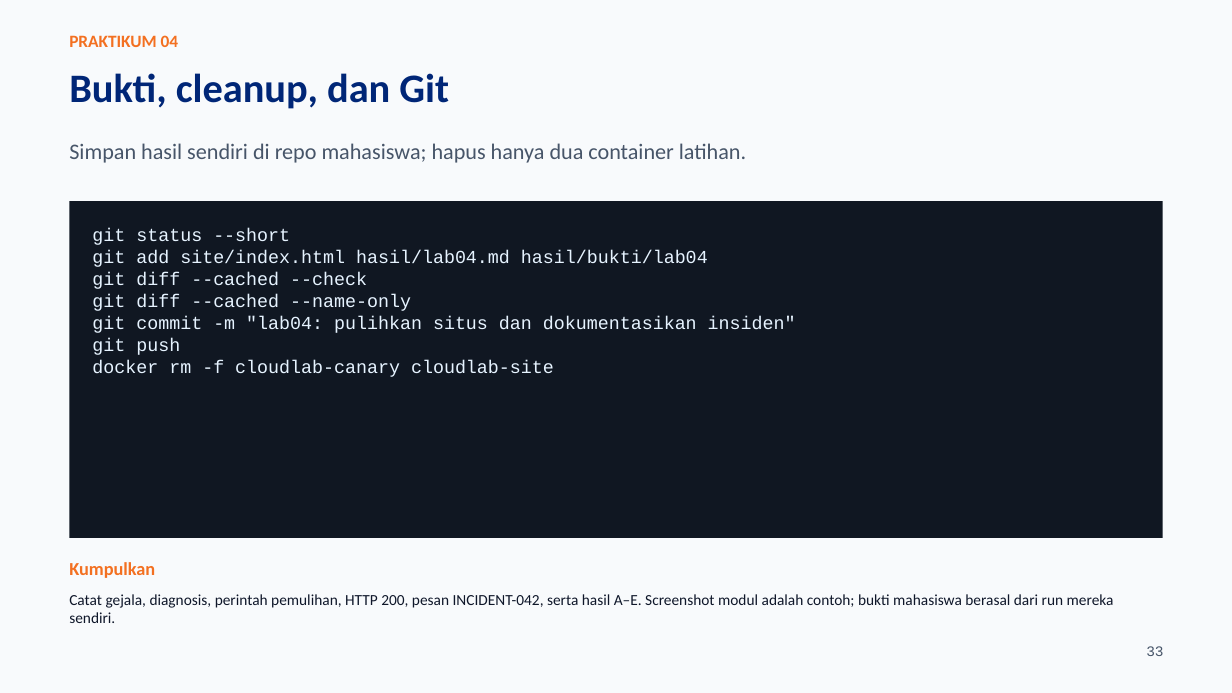
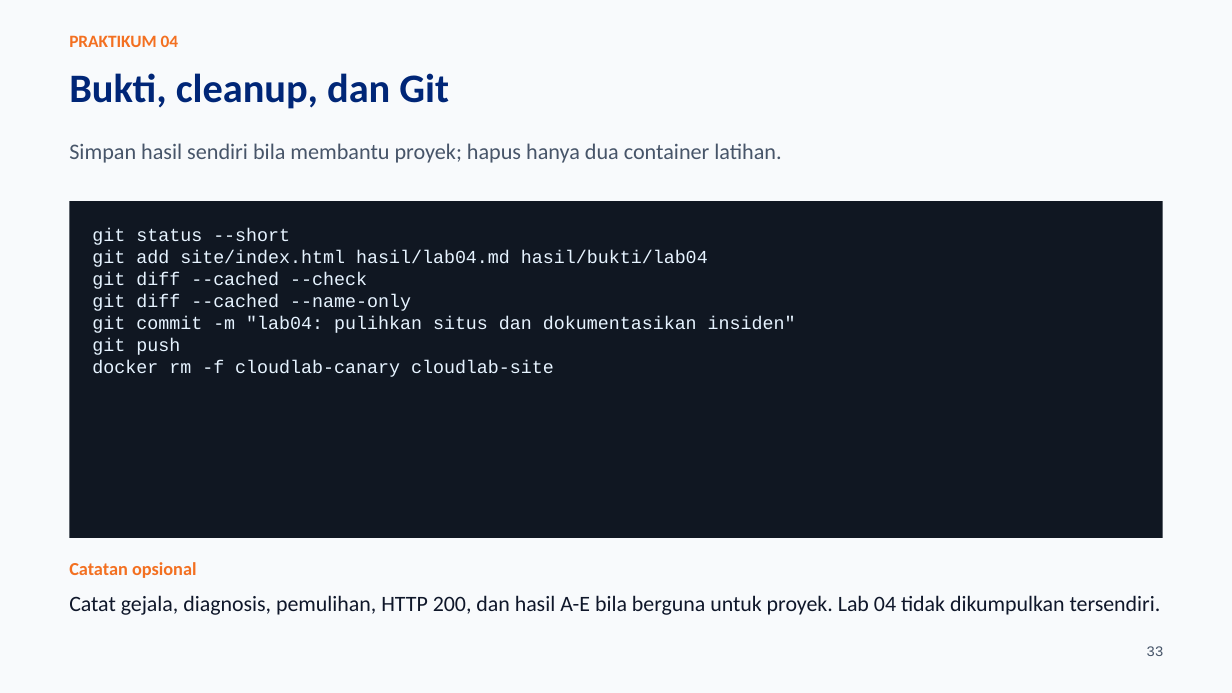
Before and after one commit to SeedFlora/meet4CloudService, a slide deck: slide 33 of slides/LAB04_Docker_Lifecycle_Praktikum.pptx. Drawn at 1232x693 pixels with LibreOffice and Linux fonts; fonts in the diff are those of the drawing. Boxes give left, top, right and bottom in pixels: in the first picture for what was removed or moved away, otherwise in the second. Text is boxed around its words. In the diff, an @@ line names an element or a change of style, - is before the commit and + after.

Commit message:
Align Lab 04 with group project and publish revised theory/practical slides

```diff
--- a/slides/LAB04_Docker_Lifecycle_Praktikum.pptx
+++ b/slides/LAB04_Docker_Lifecycle_Praktikum.pptx
@@ text at [69,143,781,163]: text changed @@
-Simpan hasil sendiri di repo mahasiswa; hapus hanya dua container latihan.
+Simpan hasil sendiri bila membantu proyek; hapus hanya dua container latihan.
@@ text at [69,562,197,578]: text changed @@
-Kumpulkan
+Catatan opsional
@@ text at [69,595,1161,615]: text changed; size 12 to 17.1 pt @@
-Catat gejala, diagnosis, perintah pemulihan, HTTP 200, pesan INCIDENT-042, serta hasil A–E. Screenshot modul adalah contoh; bukti mahasiswa berasal dari run mereka sendiri.
+Catat gejala, diagnosis, pemulihan, HTTP 200, dan hasil A-E bila berguna untuk proyek. Lab 04 tidak dikumpulkan tersendiri.
```
Also in this commit, not shown: 7 other files.
